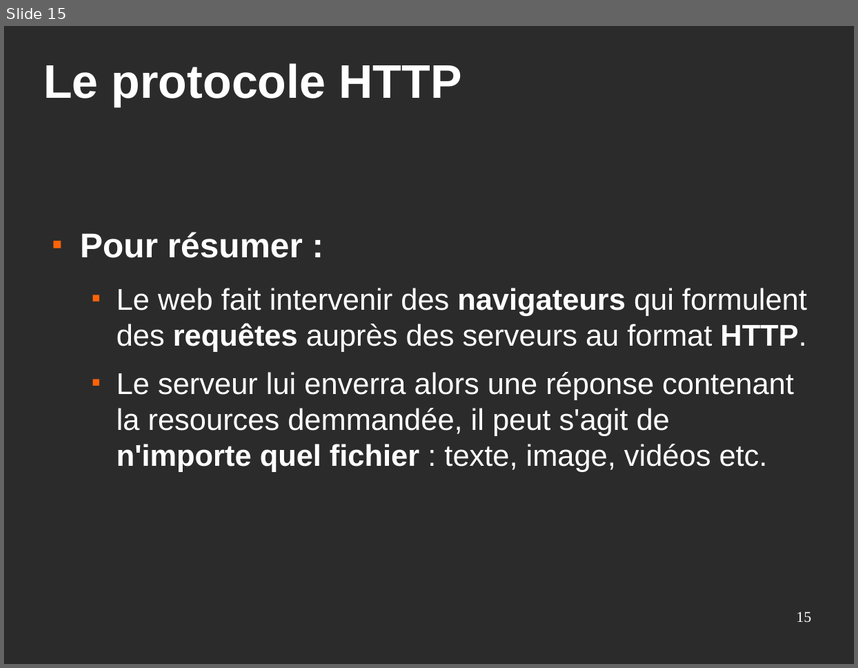
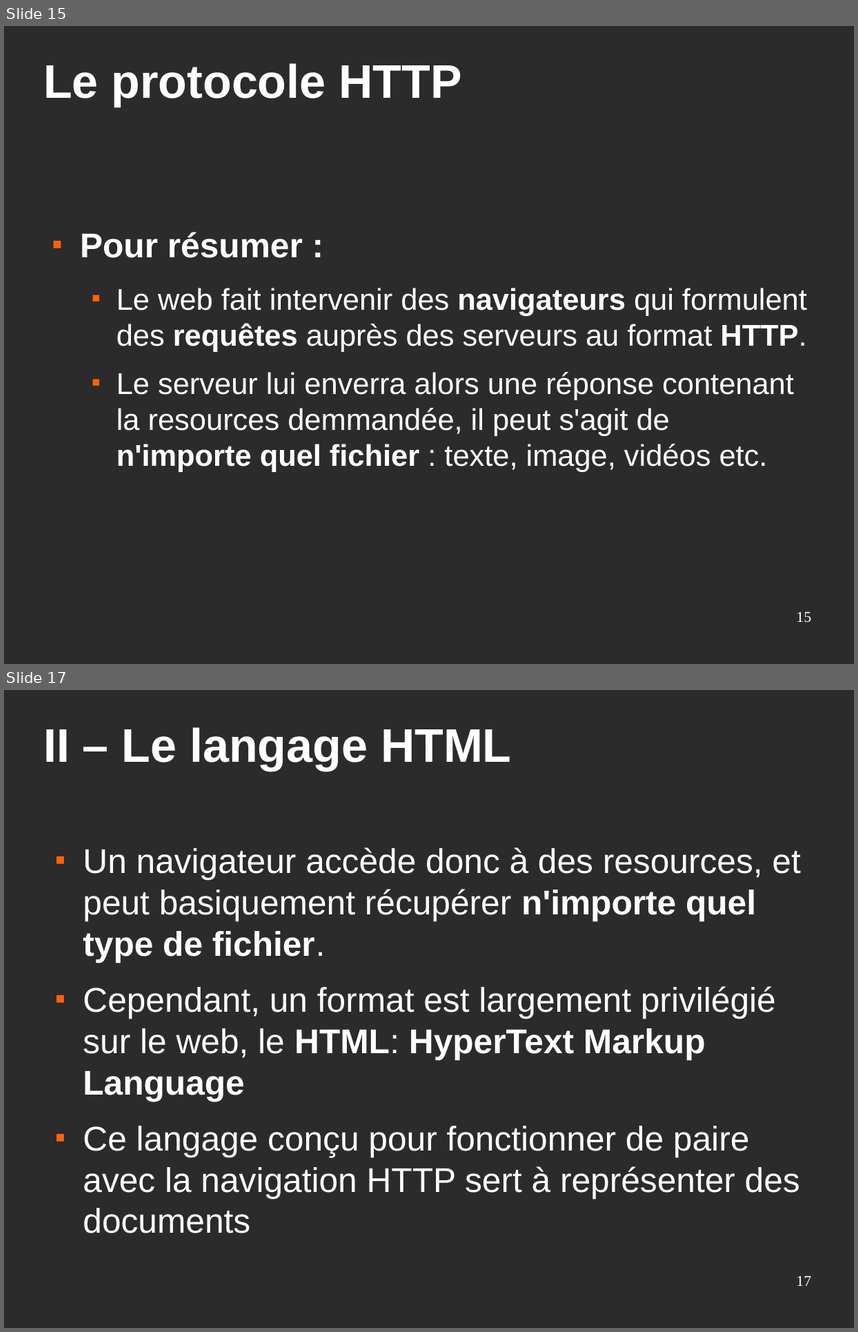
Before and after one commit to Eirbware/Formation, a slide deck: presentations/fondements.odp. Shown one above the other, each under a label of ours: slide 15 before the commit, slides 15 and 17 after it; the slides between them are not shown. The pictures are 858x668 and 858x1332 pixels, drawn with LibreOffice and Linux fonts; fonts in the diff are those of the drawing; background and template pictures are left out; a plain dark background stands for a picture behind light text. Boxes give left, top, right and bottom in pixels: in the first picture for what was removed or moved away, otherwise in the second. Text is boxed around its words. In the diff, an @@ line names an element or a change of style, - is before the commit and + after.

```diff
--- a/presentations/fondements.odp
+++ b/presentations/fondements.odp
@@ slide 17 added at bbox=[4, 690, 854, 1328], background picture (left out) @@
@@ title added at bbox=[43, 727, 511, 771], 44 pt, text #FFFFFF, bold @@
+II – Le langage HTML
@@ text added at bbox=[83, 847, 800, 1233], 32 pt, text #FFFFFF @@
+■ Un navigateur accède donc à des resources, et peut basiquement récupérer n'importe quel type de fichier.
+■ Cependant, un format est largement privilégié sur le web, le HTML: HyperText Markup Language
+■ Ce langage conçu pour fonctionner de paire avec la navigation HTTP sert à représenter des documents
@@ page number added at bbox=[796, 1275, 811, 1285], 14 pt, text #FFFFFF @@
+17
```
Also in this commit, not shown: 3 slides changed, 13 other slides added.
